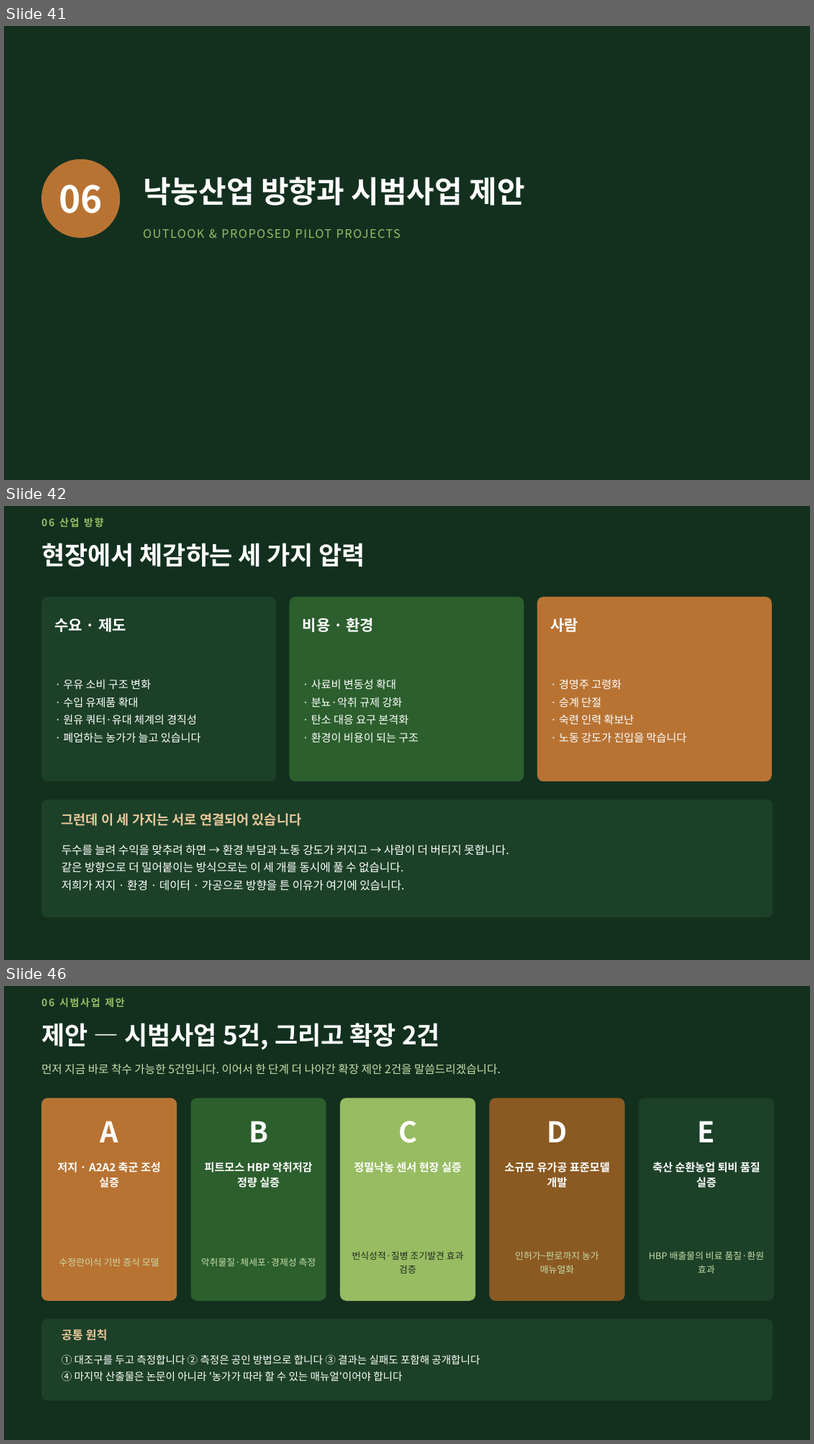
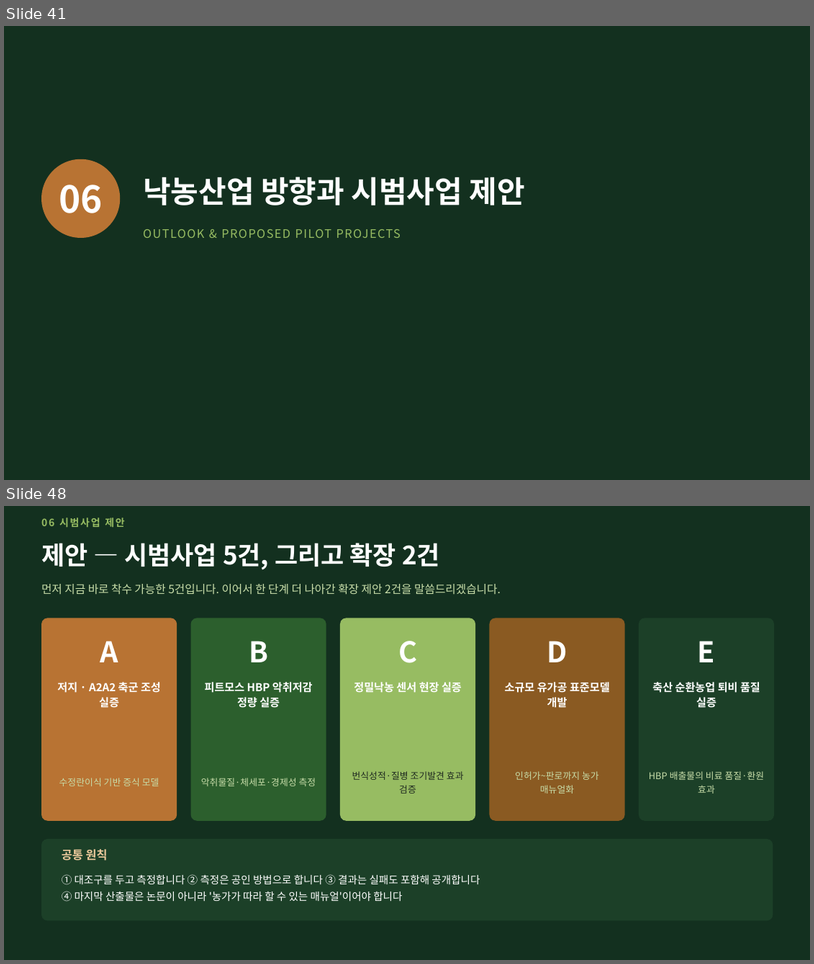
Before and after one commit to hhj3150/Dr-Ha--agent, a slide deck: deliverables/2026-08-10-nias-seminar/저지종_유가공목장_운영_현장사례.pptx. Shown one above the other, each under a label of ours: slides 41, 42 and 46 before the commit, slides 41 and 48 after it; the slides between them are not shown. The pictures are 814x1444 and 814x964 pixels, drawn with LibreOffice and Linux fonts; fonts in the diff are those of the drawing. Boxes give left, top, right and bottom in pixels: in the first picture for what was removed or moved away, otherwise in the second. Text is boxed around its words. In the diff, an @@ line names an element or a change of style, - is before the commit and + after.

```diff
--- a/deliverables/2026-08-10-nias-seminar/저지종_유가공목장_운영_현장사례.pptx
+++ b/deliverables/2026-08-10-nias-seminar/저지종_유가공목장_운영_현장사례.pptx
@@ slide 42 removed at [4, 506, 810, 960], background #13301F @@
@@ text removed at [41, 518, 103, 527] @@
-06 산업 방향
@@ text removed at [41, 543, 365, 566] @@
-현장에서 체감하는 세 가지 압력
@@ rounded rectangle removed at [41, 597, 276, 781] @@
@@ rounded rectangle removed at [290, 597, 525, 781] @@
@@ rounded rectangle removed at [538, 597, 772, 781] @@
@@ text removed at [55, 618, 126, 632] @@
-수요 · 제도
@@ text removed at [303, 618, 375, 632] @@
-비용 · 환경
@@ text removed at [550, 618, 579, 632] @@
-사람
@@ text removed at [63, 679, 201, 742] @@
-· 우유 소비 구조 변화
-· 수입 유제품 확대
-· 원유 쿼터·유대 체계의 경직성
-· 폐업하는 농가가 늘고 있습니다
@@ text removed at [311, 679, 419, 742] @@
-· 사료비 변동성 확대
-· 분뇨·악취 규제 강화
-· 탄소 대응 요구 본격화
-· 환경이 비용이 되는 구조
@@ text removed at [559, 679, 687, 742] @@
-· 경영주 고령화
-· 승계 단절
-· 숙련 인력 확보난
-· 노동 강도가 진입을 막습니다
@@ rounded rectangle removed at [41, 800, 774, 917] @@
@@ text removed at [62, 813, 302, 826] @@
-그런데 이 세 가지는 서로 연결되어 있습니다
@@ text removed at [62, 844, 509, 890] @@
-두수를 늘려 수익을 맞추려 하면 → 환경 부담과 노동 강도가 커지고 → 사람이 더 버티지 못합니다.
-같은 방향으로 더 밀어붙이는 방식으로는 이 세 개를 동시에 풀 수 없습니다.
-저희가 저지 · 환경 · 데이터 · 가공으로 방향을 튼 이유가 여기에 있습니다.
@@ what was slide 46 is now slide 48 @@
```
Also in this commit, not shown: 4 slides changed, 4 slides added, 1 other slide removed, 5 other files.
